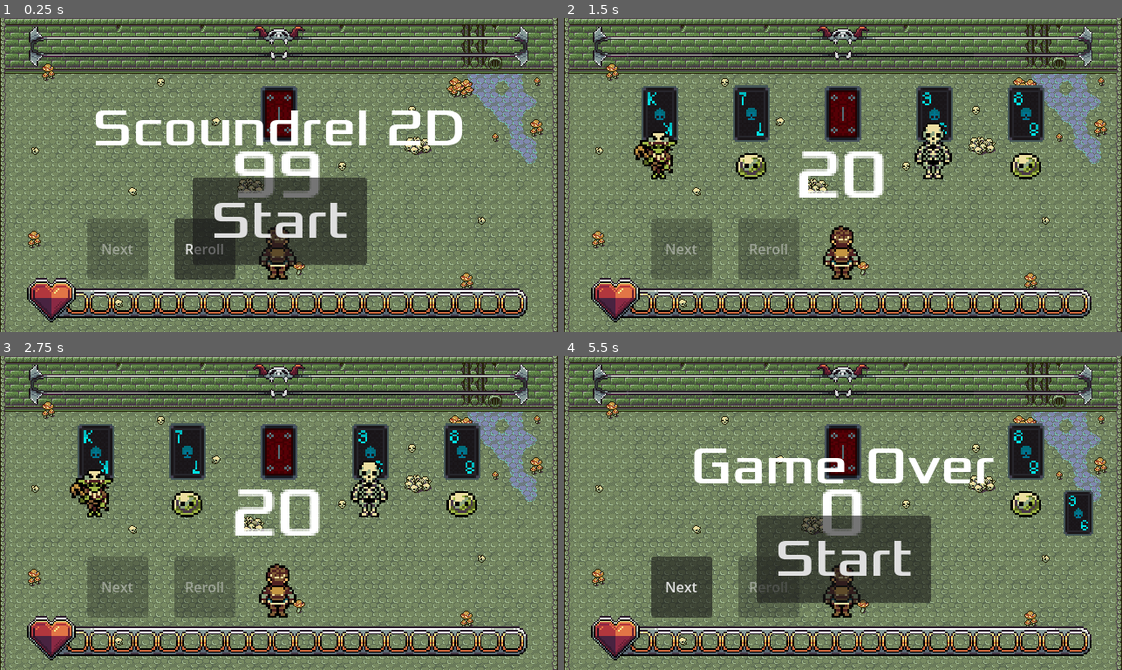
Above: before the commit, frames 1-4 (two rows, left to right).
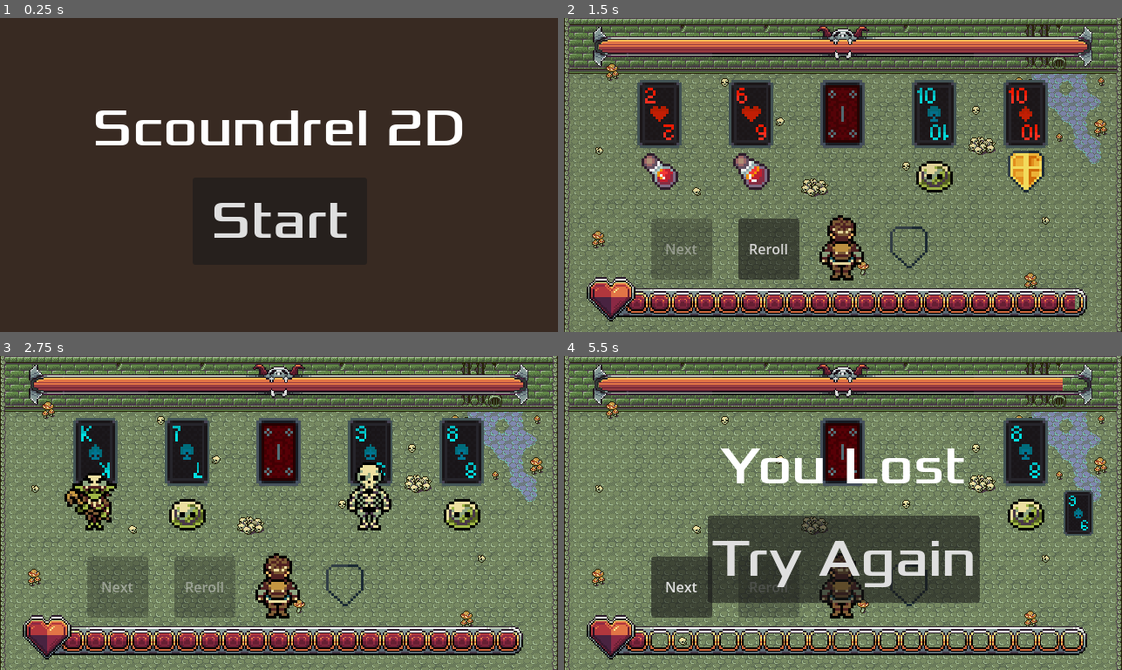
Above: after the commit, the same moments.

Repository: Linkseyes/Scoundrel2d
Game: Godot game, scene res://scenes/Main.tscn
Two runs of this game, one before a commit and one after it. Both use one fixed random seed, a clock stepped at 60 frames per second and the inputs below.
Inputs (mouse positions are in pixels of both pictures, inside the frame that each line leads up to):
- Up to frame 1 (0.25 s): no input
- Up to frame 2 (1.5 s): click "Start" at 0.5 s; click "Reroll" at 1.25 s
- Up to frame 3 (2.75 s): click (206, 588) at 2 s, where only the run after the commit has a clickable "Reroll"
- Up to frame 4 (5.5 s): tap Enter at 2.75 s; move the mouse to (843, 453) at 2.77 s; click (843, 453) at 2.85 s; tap Space at 3.5 s; move the mouse to (658, 453) at 3.52 s; click (658, 453) at 3.6 s; move the mouse to (753, 453) at 4.27 s; click (753, 453) at 4.35 s; move the mouse to (932, 453) at 5.02 s; click (932, 453) at 5.1 s

The runs differ from the first frame. In frame 1, 92% of the frame differs, in the area x 0-100%, y 0-100%; in frame 2, 23%; in frame 3, 20%; in frame 4, 22%.

Commit message:
Finished base game. Fully added health bars, starter screen, added armor visual and option to restart after winning

Diff:
--- a/resources/hero_hp_bar.tres
+++ b/resources/hero_hp_bar.tres
@@ -4,4 +4,4 @@
 
 [resource]
 atlas = ExtResource("1_8imrx")
-region = Rect2(0, 1920, 336, 32)
+region = Rect2(28, 1967, 295, 9)
--- a/resources/items_atlas_texture.tres
+++ b/resources/items_atlas_texture.tres
@@ -2,6 +2,10 @@
 
 [ext_resource type="Texture2D" uid="uid://bcwfoth7yyc3c" path="res://assets/art/PotionAndShield.png" id="1_pd1k7"]
 
+[sub_resource type="AtlasTexture" id="AtlasTexture_pd1k7"]
+atlas = ExtResource("1_pd1k7")
+region = Rect2(0, 0, 48, 48)
+
 [resource]
-atlas = ExtResource("1_pd1k7")
-region = Rect2(0, 0, 72, 64)
+atlas = SubResource("AtlasTexture_pd1k7")
+region = Rect2(0, 0, 48, 48)
--- a/scenes/Card.tscn
+++ b/scenes/Card.tscn
@@ -4,16 +4,21 @@
 [ext_resource type="Texture2D" uid="uid://cjcvyn7derlw1" path="res://resources/deck_atlas_texture.tres" id="2_hael8"]
 [ext_resource type="Texture2D" uid="uid://bcombqmw72ht2" path="res://resources/monster_atlas_texture.tres" id="3_4dx8l"]
 [ext_resource type="Script" uid="uid://dus2pcq717jjb" path="res://scripts/card/card_visuals.gd" id="3_qf083"]
-[ext_resource type="Texture2D" uid="uid://b01hsg282ewoi" path="res://resources/items_atlas_texture.tres" id="4_40ytf"]
+[ext_resource type="Texture2D" uid="uid://bcwfoth7yyc3c" path="res://assets/art/PotionAndShield.png" id="4_40ytf"]
 
 [sub_resource type="RectangleShape2D" id="RectangleShape2D_u4fkt"]
 size = Vector2(18, 26)
 
-[sub_resource type="RectangleShape2D" id="RectangleShape2D_4dx8l"]
-size = Vector2(7.25, 7.5)
+[sub_resource type="AtlasTexture" id="AtlasTexture_5273u"]
+atlas = ExtResource("4_40ytf")
+region = Rect2(0, 0, 48, 48)
+
+[sub_resource type="AtlasTexture" id="AtlasTexture_qbjcq"]
+atlas = SubResource("AtlasTexture_5273u")
+region = Rect2(0, 0, 48, 32)
 
 [node name="Card" type="Area2D" unique_id=582366 groups=["Cards"]]
-scale = Vector2(2.5, 2.5)
+scale = Vector2(3, 3)
 script = ExtResource("1_dd2wi")
 card_size = Vector2(17, 26)
 
@@ -24,32 +29,25 @@
 [node name="CollisionShape2D" type="CollisionShape2D" parent="." unique_id=1751566344]
 shape = SubResource("RectangleShape2D_u4fkt")
 
-[node name="CardVisuals" type="Marker2D" parent="." unique_id=1404776329]
+[node name="CardVisuals" type="Node2D" parent="." unique_id=706659015]
 position = Vector2(0, 15)
 script = ExtResource("3_qf083")
 monster_sprite_size = Vector2(24, 32)
 monster_sprite_offset = Vector2(48, 96)
-items_sprite_size = Vector2(24, 32)
+items_sprite_size = Vector2(16, 16)
 
-[node name="Items" type="Area2D" parent="CardVisuals" unique_id=1825157755]
+[node name="Item" type="Sprite2D" parent="CardVisuals" unique_id=1877359167]
 visible = false
+texture_filter = 1
+position = Vector2(0, 7)
+scale = Vector2(0.99999994, 0.99999994)
+texture = SubResource("AtlasTexture_qbjcq")
 
-[node name="Sprite2D" type="Sprite2D" parent="CardVisuals/Items" unique_id=1877359167]
+[node name="Monster" type="Sprite2D" parent="CardVisuals" unique_id=1557494954]
+visible = false
 texture_filter = 1
-texture = ExtResource("4_40ytf")
-
-[node name="CollisionShape2D" type="CollisionShape2D" parent="CardVisuals/Items" unique_id=2098549810]
-shape = SubResource("RectangleShape2D_4dx8l")
-
-[node name="Monster" type="Area2D" parent="CardVisuals" unique_id=101908681]
-visible = false
-
-[node name="Sprite2D" type="Sprite2D" parent="CardVisuals/Monster" unique_id=1557494954]
-texture_filter = 1
+scale = Vector2(0.99999994, 0.99999994)
 texture = ExtResource("3_4dx8l")
-
-[node name="CollisionShape2D" type="CollisionShape2D" parent="CardVisuals/Monster" unique_id=135973311]
-shape = SubResource("RectangleShape2D_4dx8l")
 
 [connection signal="mouse_entered" from="." to="." method="_on_mouse_entered"]
 [connection signal="mouse_exited" from="." to="." method="_on_mouse_exited"]
--- a/scenes/Deck.tscn
+++ b/scenes/Deck.tscn
@@ -2,10 +2,19 @@
 
 [ext_resource type="Script" uid="uid://ddvubd0aov3wn" path="res://scripts/deck/playing_deck.gd" id="1_kjdvm"]
 [ext_resource type="Texture2D" uid="uid://cjcvyn7derlw1" path="res://resources/deck_atlas_texture.tres" id="2_kjdvm"]
+[ext_resource type="Texture2D" uid="uid://b2rrxarntddy3" path="res://assets/art/gui/boss_bar1-Sheet.png" id="4_3d78h"]
 [ext_resource type="Script" uid="uid://cdqyhhrqtxled" path="res://scripts/deck/deck_generator.gd" id="4_4nk3w"]
 
 [sub_resource type="RectangleShape2D" id="RectangleShape2D_pyaef"]
 size = Vector2(16, 26)
+
+[sub_resource type="AtlasTexture" id="AtlasTexture_lk6u7"]
+atlas = ExtResource("4_3d78h")
+region = Rect2(0, 448, 384, 32)
+
+[sub_resource type="AtlasTexture" id="AtlasTexture_l3jxq"]
+atlas = ExtResource("4_3d78h")
+region = Rect2(0, 480, 384, 32)
 
 [node name="Deck" type="Area2D" unique_id=1800380479]
 scale = Vector2(2, 2)
@@ -24,5 +33,23 @@
 scale = Vector2(40, 40)
 script = ExtResource("4_4nk3w")
 
+[node name="CanvasLayer" type="CanvasLayer" parent="." unique_id=1166048472]
+visible = false
+
+[node name="DeckHealthBar" type="TextureProgressBar" parent="CanvasLayer" unique_id=30363823]
+texture_filter = 1
+anchors_preset = 5
+anchor_left = 0.5
+anchor_right = 0.5
+offset_left = -288.0
+offset_top = 9.0
+offset_right = 96.0
+offset_bottom = 41.0
+grow_horizontal = 2
+scale = Vector2(1.5, 1.5)
+max_value = 208.0
+texture_under = SubResource("AtlasTexture_lk6u7")
+texture_progress = SubResource("AtlasTexture_l3jxq")
+
 [connection signal="mouse_entered" from="." to="CollisionShape2D" method="_on_deck_mouse_entered"]
 [connection signal="mouse_exited" from="." to="CollisionShape2D" method="_on_deck_mouse_exited"]
--- a/scenes/HealthUI.tscn
+++ /dev/null
@@ -1,46 +0,0 @@
-[gd_scene format=3 uid="uid://b8y2i4sopfpqm"]
-
-[ext_resource type="Texture2D" uid="uid://b2rrxarntddy3" path="res://assets/art/gui/boss_bar1-Sheet.png" id="1_7ok5m"]
-[ext_resource type="Texture2D" uid="uid://dvjrewvltcdi3" path="res://resources/hero_hp_bar.tres" id="1_aqi5i"]
-
-[sub_resource type="AtlasTexture" id="AtlasTexture_n5v8r"]
-atlas = ExtResource("1_7ok5m")
-region = Rect2(0, 448, 384, 32)
-
-[sub_resource type="AtlasTexture" id="AtlasTexture_tpp0q"]
-atlas = ExtResource("1_7ok5m")
-region = Rect2(0, 480, 384, 32)
-
-[node name="HealthUI" type="CanvasLayer" unique_id=2093866293]
-
-[node name="DeckHealthBar" type="TextureProgressBar" parent="." unique_id=598124322]
-texture_filter = 1
-anchors_preset = 5
-anchor_left = 0.5
-anchor_right = 0.5
-offset_left = -288.0
-offset_top = 9.0
-offset_right = 96.0
-offset_bottom = 41.0
-grow_horizontal = 2
-scale = Vector2(1.5, 1.5)
-max_value = 208.0
-texture_under = SubResource("AtlasTexture_n5v8r")
-texture_progress = SubResource("AtlasTexture_tpp0q")
-
-[node name="HeroHealthBar" type="TextureProgressBar" parent="." unique_id=1675094311]
-texture_filter = 1
-anchors_preset = 7
-anchor_left = 0.5
-anchor_top = 1.0
-anchor_right = 0.5
-anchor_bottom = 1.0
-offset_left = -289.0
-offset_top = -67.0
-offset_right = 47.0
-offset_bottom = -35.0
-grow_horizontal = 2
-grow_vertical = 0
-scale = Vector2(1.75, 1.75)
-max_value = 20.0
-texture_under = ExtResource("1_aqi5i")
--- a/scenes/Main.tscn
+++ b/scenes/Main.tscn
@@ -9,7 +9,6 @@
 [ext_resource type="PackedScene" uid="uid://bs6li8clyxmq5" path="res://scenes/Start.tscn" id="7_nxtc6"]
 [ext_resource type="Script" uid="uid://dev8k72qr5ett" path="res://scripts/reroll_button.gd" id="7_wp0k4"]
 [ext_resource type="TileSet" uid="uid://b5e3hculoacl8" path="res://resources/map_tile_sets/dungeon_set.tres" id="8_jlsqs"]
-[ext_resource type="PackedScene" uid="uid://b8y2i4sopfpqm" path="res://scenes/HealthUI.tscn" id="9_q8u5g"]
 
 [node name="Main" type="Node" unique_id=729807428]
 script = ExtResource("1_uu6xs")
@@ -21,7 +20,8 @@
 
 [node name="Deck" parent="RoomManager" unique_id=1800380479 instance=ExtResource("1_glv2v")]
 position = Vector2(320, 110)
-scale = Vector2(2.5, 2.5)
+scale = Vector2(3, 3)
+max_health = 208
 
 [node name="CurrentRoom" type="Node" parent="RoomManager" unique_id=230547691]
 
@@ -80,29 +80,32 @@
 
 [node name="Player" parent="." unique_id=1441293395 node_paths=PackedStringArray("room_manager") instance=ExtResource("6_nxtc6")]
 position = Vector2(320, 263)
+scale = Vector2(3.0230627, 3)
 room_manager = NodePath("../RoomManager")
 armor_monster_card_offset = 10
 
-[node name="HUD" parent="." unique_id=1168856909 instance=ExtResource("7_nxtc6")]
+[node name="Start" parent="." unique_id=1168856909 instance=ExtResource("7_nxtc6")]
 
 [node name="world" type="Node" parent="." unique_id=696306895]
 
 [node name="TileMapLayer1" type="TileMapLayer" parent="world" unique_id=1827828752]
 z_index = -1
+texture_filter = 1
 tile_map_data = PackedByteArray("AAAnAAMAAgACAA8AAAAnAAQAAAAIAAwAAAAnAAUAAAAIAA0AAAAnAAYAAAAFAA0AAAAnAAcAAAAJAA0AAAAmAA …(14640 unchanged characters)…
 tile_set = ExtResource("8_jlsqs")
 
 [node name="TileMapLayer2" type="TileMapLayer" parent="world" unique_id=2057260823]
 z_index = -1
+texture_filter = 1
 tile_map_data = PackedByteArray("AAAAAAAAAQAAAAYAAAAgAAQAAQAQAAQAAAAgAAUAAQAQAAUAAAAhAAQAAQARAAQAAAAhAAUAAQARAAUAAAAmAA …(1808 unchanged characters)…
 tile_set = ExtResource("8_jlsqs")
-
-[node name="HealthUI" parent="." unique_id=2093866293 instance=ExtResource("9_q8u5g")]
 
 [connection signal="player_added_armor" from="RoomManager" to="Player" method="add_new_armor"]
 [connection signal="player_healed" from="RoomManager" to="Player" method="heal"]
 [connection signal="player_took_damage" from="RoomManager" to="Player" method="take_damage"]
+[connection signal="deck_defeated" from="RoomManager/Deck" to="Start" method="show_game_won"]
 [connection signal="pressed" from="RoomManager/Next" to="RoomManager/Next" method="_on_pressed"]
 [connection signal="pressed" from="RoomManager/Reroll" to="RoomManager/Reroll" method="_on_pressed"]
-[connection signal="player_death" from="Player" to="HUD" method="show_game_over"]
-[connection signal="start_game" from="HUD" to="." method="new_game"]
+[connection signal="monster_defeated" from="Player" to="RoomManager/Deck" method="take_damage"]
+[connection signal="player_death" from="Player" to="Start" method="show_game_loss"]
+[connection signal="start_game" from="Start" to="." method="new_game"]
--- a/scenes/Player.tscn
+++ b/scenes/Player.tscn
@@ -2,7 +2,13 @@
 
 [ext_resource type="Script" uid="uid://b1le5rjt5kr6j" path="res://scripts/player.gd" id="1_wr50v"]
 [ext_resource type="Texture2D" uid="uid://eobehku85fmr" path="res://resources/hero_atlas_texture.tres" id="2_s8145"]
-[ext_resource type="FontFile" uid="uid://bm4f8apyqo3oa" path="res://assets/fonts/Xolonium-Regular.ttf" id="3_4680k"]
+[ext_resource type="Texture2D" uid="uid://dvjrewvltcdi3" path="res://resources/hero_hp_bar.tres" id="3_3li8b"]
+[ext_resource type="Texture2D" uid="uid://b01hsg282ewoi" path="res://resources/items_atlas_texture.tres" id="3_mdl7e"]
+[ext_resource type="Texture2D" uid="uid://d0ry5a57cnqnr" path="res://assets/art/gui/heart_counter-Sheet.png" id="4_mdl7e"]
+
+[sub_resource type="AtlasTexture" id="AtlasTexture_qu4a1"]
+atlas = ExtResource("4_mdl7e")
+region = Rect2(0, 1920, 336, 32)
 
 [node name="Player" type="Node2D" unique_id=1441293395]
 scale = Vector2(2.5, 2.5)
@@ -11,24 +17,55 @@
 
 [node name="Sprite2D" type="Sprite2D" parent="." unique_id=687080120]
 texture_filter = 1
+position = Vector2(0, -2.4000006)
 texture = ExtResource("2_s8145")
 
 [node name="ArmorPosition" type="Marker2D" parent="." unique_id=1104691864]
 position = Vector2(50, 0)
 
-[node name="HealthLabel" type="Label" parent="." unique_id=241349048]
+[node name="ArmorSlot" type="Sprite2D" parent="." unique_id=594418983]
 texture_filter = 1
-anchors_preset = 4
-anchor_top = 0.5
-anchor_bottom = 0.5
-offset_left = -21.6
-offset_top = -52.399998
-offset_right = 21.4
-offset_bottom = -12.399998
-grow_vertical = 2
-theme_override_colors/font_outline_color = Color(1, 1, 1, 1)
-theme_override_fonts/font = ExtResource("3_4680k")
-theme_override_font_sizes/font_size = 30
-text = "99"
-horizontal_alignment = 1
-vertical_alignment = 1
+position = Vector2(25, 0)
+scale = Vector2(0.99999994, 0.99999994)
+texture = ExtResource("3_mdl7e")
+
+[node name="CanvasLayer" type="CanvasLayer" parent="." unique_id=1598354940]
+visible = false
+
+[node name="HealthOrbs" type="TextureProgressBar" parent="CanvasLayer" unique_id=834373809]
+texture_filter = 1
+anchors_preset = 7
+anchor_left = 0.5
+anchor_top = 1.0
+anchor_right = 0.5
+anchor_bottom = 1.0
+offset_left = -119.0
+offset_top = -29.600006
+offset_right = 176.00003
+offset_bottom = -20.600006
+grow_horizontal = 2
+grow_vertical = 0
+scale = Vector2(1.75, 1.79)
+pivot_offset = Vector2(168, 16)
+max_value = 20.0
+step = 0.0
+texture_progress = ExtResource("3_3li8b")
+
+[node name="HeroHealthBar" type="TextureProgressBar" parent="CanvasLayer" unique_id=844059055]
+texture_filter = 1
+anchors_preset = 7
+anchor_left = 0.5
+anchor_top = 1.0
+anchor_right = 0.5
+anchor_bottom = 1.0
+offset_left = -167.99995
+offset_top = -56.0
+offset_right = 168.00006
+offset_bottom = -24.0
+grow_horizontal = 2
+grow_vertical = 0
+scale = Vector2(1.75, 1.75)
+pivot_offset = Vector2(168, 16)
+max_value = 20.0
+step = 0.0
+texture_under = SubResource("AtlasTexture_qu4a1")
--- a/scenes/Start.tscn
+++ b/scenes/Start.tscn
@@ -5,6 +5,14 @@
 
 [node name="Hud" type="CanvasLayer" unique_id=1168856909]
 script = ExtResource("1_fls4u")
+
+[node name="ColorRect" type="ColorRect" parent="." unique_id=123156455]
+anchors_preset = 15
+anchor_right = 1.0
+anchor_bottom = 1.0
+grow_horizontal = 2
+grow_vertical = 2
+color = Color(0.2197831, 0.16490799, 0.13570327, 1)
 
 [node name="Message" type="Label" parent="." unique_id=1693451836]
 texture_filter = 1
--- a/scripts/card/card_visuals.gd
+++ b/scripts/card/card_visuals.gd
@@ -1,9 +1,9 @@
-extends Marker2D
+extends Node
+class_name CardVisuals
 
-@onready var items: Area2D = $Items
-@onready var items_sprite_2d: Sprite2D = $Items/Sprite2D
-@onready var monster: Area2D = $Monster
-@onready var monster_sprite_2d: Sprite2D = $Monster/Sprite2D
+@onready var items_sprite_2d: Sprite2D = $Item
+@onready var monster_sprite_2d: Sprite2D = $Monster
+@onready var card: PlayingCard = $".."
 
 ## The size of the sprite in the Atlas Texture
 @export var monster_sprite_size: Vector2
@@ -14,27 +14,26 @@
 ## The space between two sprites in the Atlas Texture
 @export var items_sprite_offset: Vector2
 
-func set_card_visual(card: Card):
-	if card.suit == Card.Suits.HEARTS or card.suit == Card.Suits.DIAMONDS:
-		items.visible = true
+func set_card_visual():
+	if card.card.suit == Card.Suits.HEARTS or card.card.suit == Card.Suits.DIAMONDS:
+		items_sprite_2d.visible = true
 		# Calculating the starting position on the AtlasTexture for this specific Card
 		var sprite_position = Vector2(0,0)
 		# Calculation for which sprite to use assumes first sprite at (0, 0)
-		if card.suit == Card.Suits.HEARTS:
-			var card_sprite_number = int((card.number-2)/3)
-			sprite_position.x = (items_sprite_size.x + items_sprite_offset.x) * card_sprite_number
-		sprite_position.y = (items_sprite_size.y + items_sprite_offset.y) * (card.suit - 1) # -1 comes from the number of Suits
+		var card_sprite_number = int((card.card.number-2)/3)
+		sprite_position.x = (items_sprite_size.x + items_sprite_offset.x) * card_sprite_number
+		sprite_position.y = (items_sprite_size.y + items_sprite_offset.y) * (card.card.suit - 1) # -1 comes from the number of Suits
 		# Enabling and setting the region for the sprite
 		items_sprite_2d.region_enabled = true
 		items_sprite_2d.region_rect = Rect2(sprite_position, items_sprite_size)
-	elif card.suit == Card.Suits.CLUBS or card.suit == Card.Suits.SPADES:
-		monster.visible = true
+	elif card.card.suit == Card.Suits.CLUBS or card.card.suit == Card.Suits.SPADES:
+		monster_sprite_2d.visible = true
 		# Calculating the starting position on the AtlasTexture for this specific Card
 		var sprite_position = Vector2(0,0)
-		var card_sprite_number = int(card.number>1) + int(card.number>5)
+		var card_sprite_number = int(card.card.number>1) + int(card.card.number>5)
 		# Calculation for which sprite to use assumes first sprite at (0, 0)
-		sprite_position.x = monster_sprite_size.x + (monster_sprite_size.x + monster_sprite_offset.x) * (card_sprite_number + card.face)
-		sprite_position.y = (monster_sprite_size.y + monster_sprite_offset.y) * (card.suit - 3) # -3 comes from the number of Suits
+		sprite_position.x = monster_sprite_size.x + (monster_sprite_size.x + monster_sprite_offset.x) * (card_sprite_number + card.card.face)
+		sprite_position.y = (monster_sprite_size.y + monster_sprite_offset.y) * (card.card.suit - 3) # -3 comes from the number of Suits
 		# Enabling and setting the region for the sprite
 		monster_sprite_2d.region_enabled = true
 		monster_sprite_2d.region_rect = Rect2(sprite_position, monster_sprite_size)
@@ -42,5 +41,11 @@
 		print("No Suit")
 
 func clear_visual():
-	items.visible = false
-	monster.visible = false
+	items_sprite_2d.visible = false
+	monster_sprite_2d.visible = false
+
+func get_visual():
+	if card.card.suit == Card.Suits.HEARTS or card.card.suit == Card.Suits.DIAMONDS:
+		return items_sprite_2d.region_rect
+	else:
+		return monster_sprite_2d.region_rect
--- a/scripts/card/playing_card.gd
+++ b/scripts/card/playing_card.gd
@@ -1,7 +1,7 @@
 class_name PlayingCard
 extends Area2D
 
-@onready var card_visuals: Marker2D = $CardVisuals
+@onready var card_visuals: CardVisuals = $CardVisuals
 @onready var sprite_2d: Sprite2D = $Sprite2D
 
 
@@ -42,7 +42,7 @@
 	in_game = true
 
 	set_card_sprite()
-	card_visuals.set_card_visual(card)
+	card_visuals.set_card_visual()
 
 	show()
 
--- a/scripts/deck/playing_deck.gd
+++ b/scripts/deck/playing_deck.gd
@@ -2,24 +2,23 @@
 class_name PlayingDeck
 extends Area2D
 
+@onready var canvas_layer: CanvasLayer = $CanvasLayer
 @onready var deck_generator: Node2D = $DeckGenerator
+@onready var deck_health_bar: TextureProgressBar = $CanvasLayer/DeckHealthBar
 
-
+@export var max_health: int
+var current_health: int
 var playing_deck: Deck
 
-# Called when the node enters the scene tree for the first time.
-func _ready() -> void:
-	pass # Replace with function body.
-
-# Called every frame. 'delta' is the elapsed time since the previous frame.
-func _process(delta: float) -> void:
-	pass
+signal deck_defeated
 
 # The starting function for the Deck
 # This function must be called by any sprit that creates or uses PlayingDeck
 func start():
 	playing_deck = deck_generator.generate_scoundrel_deck()
 	show()
+	canvas_layer.visible = true
+	set_health(max_health)
 
 # Adds an array of cards to the bottom of the deck
 func add_cards_to_deck(cards: Array[Card]):
@@ -38,3 +37,14 @@
 		n += 1
 
 	return top_cards
+
+func take_damage(damage: int):
+	current_health -= damage
+	if current_health <= 0:
+		emit_signal("deck_defeated")
+	set_health(current_health)
+
+func set_health(health: int):
+	current_health = health
+	var tween = create_tween()
+	tween.tween_property(deck_health_bar, "value", current_health, 1).set_trans(Tween.TRANS_SINE).set_delay(0)
--- a/scripts/hud.gd
+++ b/scripts/hud.gd
@@ -1,18 +1,39 @@
 extends CanvasLayer
+
+@onready var message: Label = $Message
+@onready var start_button: Button = $StartButton
+@onready var color_rect: ColorRect = $ColorRect
+
 
 signal start_game
 
 func show_message(text):
-	$Message.text = text
-	$Message.show()
+	message.text = text
+	message.show()
 
-func show_game_over():
-	show_message("Game Over")
+func show_game_loss():
+	show_message("You Lost")
 
 	# Make a one-shot timer and wait for it to finish.
 	await get_tree().create_timer(1.0).timeout
-	$StartButton.show()
+	start_button.text = "Try Again"
+	start_button.show()
+
+func show_game_won():
+	show_message("You Won!")
+
+	# Make a one-shot timer and wait for it to finish.
+	await get_tree().create_timer(1.0).timeout
+	start_button.text = "Start"
+	start_button.show()
 
 func _on_start_button_pressed():
-	$StartButton.hide()
+	start_button.hide()
 	start_game.emit()
+	await fade_out().finished
+	color_rect.visible = false
+
+func fade_out():
+	var tween = create_tween()
+	tween.tween_property(color_rect,"color:a",0,1)
+	return tween
--- a/scripts/main.gd
+++ b/scripts/main.gd
@@ -1,7 +1,7 @@
 # Main class for the Main Scene
 extends Node
 
-@onready var hud: CanvasLayer = $HUD
+@onready var hud: CanvasLayer = $Start
 @onready var deck: PlayingDeck = $RoomManager/Deck
 @onready var room_manager: RoomManager = $RoomManager
 @onready var player: Player = $Player
--- a/scripts/player.gd
+++ b/scripts/player.gd
@@ -1,8 +1,10 @@
 class_name Player
 extends Node
 
-@onready var health_label: Label = $HealthLabel
 @onready var armor_position: Marker2D = $ArmorPosition
+@onready var hero_health_bar: TextureProgressBar = $CanvasLayer/HealthOrbs
+@onready var armor_slot: Sprite2D = $"ArmorSlot"
+@onready var canvas_layer: CanvasLayer = $CanvasLayer
 
 
 ## The Max Health of the player
@@ -20,13 +22,17 @@
 var n_monsters_defended: int
 # Signal that goes off when the Player dies (current_heath <= 0)
 signal player_death
+signal monster_defeated(monster_number: int)
 
 func ready_player():
 	current_health = max_health
-	health_label.text = str(current_health)
+	canvas_layer.visible = true
+	set_health_ui(current_health)
 	current_armor = null
 	last_defended = max_health + 1
 	n_monsters_defended = 0
+	armor_slot.region_enabled = true
+	armor_slot.region_rect = Rect2(Vector2(0,32), Vector2(16,16))
 
 # Processes the player taking damage form a card
 func take_damage(card: PlayingCard):
@@ -53,8 +59,10 @@
 	print("current_healt=" + str(current_health))
 	if current_health <= 0:
 		current_health = 0
-		player_death.emit()
-	health_label.text = str(current_health)
+		emit_signal("player_death")
+	else:
+		emit_signal("monster_defeated", damage)
+	set_health_ui(current_health)
 
 # Adds the monster card on top of the armor card
 # Aesthetic choice to make the player dont forget the last defended enemy
@@ -85,6 +93,7 @@
 	current_armor = new_armor
 	last_defended = max_health + 1
 	n_monsters_defended = 0
+	armor_slot.region_rect = new_armor.card_visuals.get_visual()
 
 # Heals the player by the ammount on the card
 # The maximum ammount of heath is determined by max_health
@@ -95,5 +104,9 @@
 	if current_health > max_health:
 		current_health = max_health
 	# Sets new new heath value and dicards the card
-	health_label.text = str(current_health)
+	set_health_ui(current_health)
 	room_manager.discard_card(card)
+
+func set_health_ui(new_health: int):
+	var tween = create_tween()
+	tween.tween_property(hero_health_bar, "value", new_health, 1).set_trans(Tween.TRANS_SINE).set_delay(0)
Binary file changed: assets/art/PotionAndShield.png
Binary file changed: assets/art/gui/boss_bar1-Sheet.png
Binary file changed: assets/art/gui/heart_counter-Sheet.png
